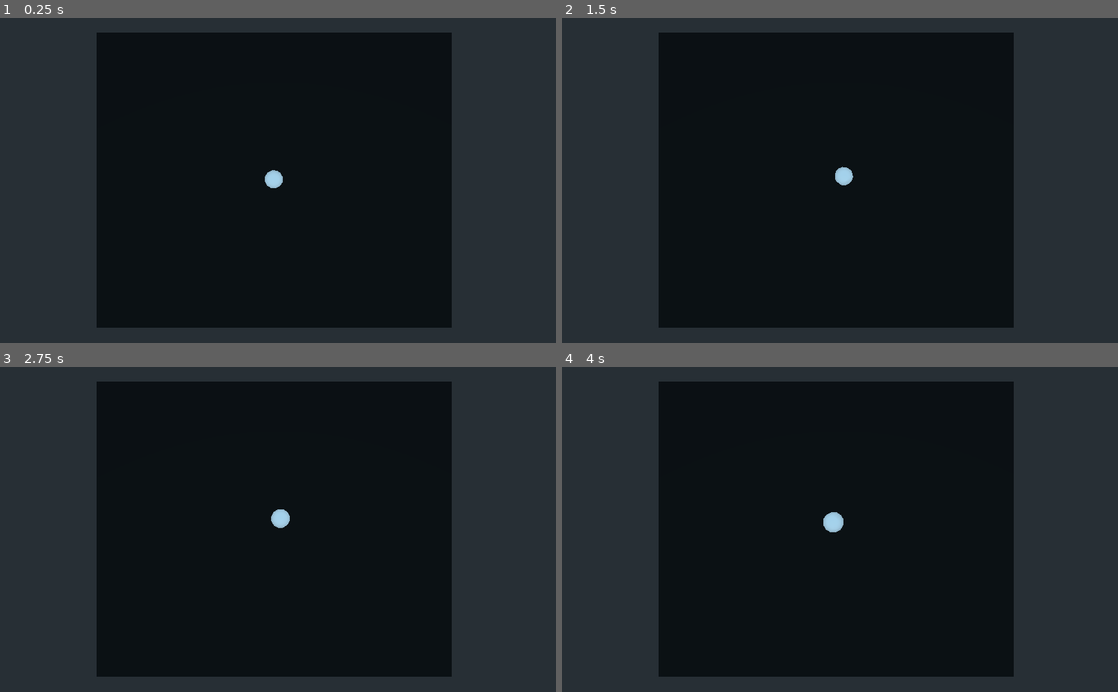
Above: before the commit, frames 1-4 (two rows, left to right).
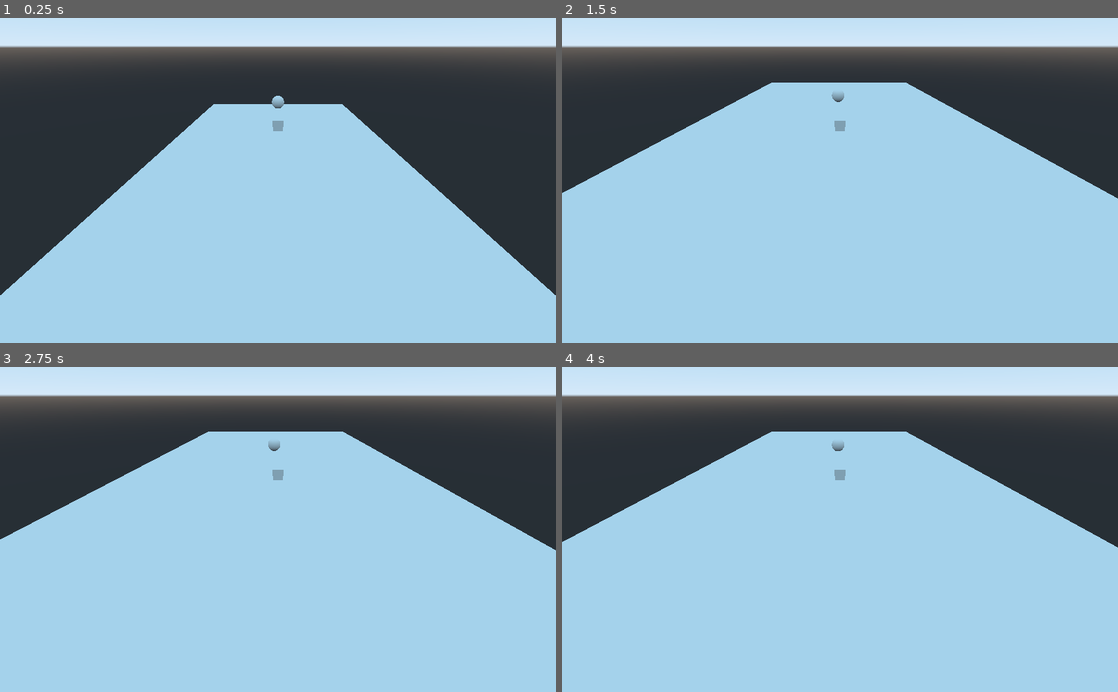
Above: after the commit, the same moments.

Repository: NoaheCampbell/GoDot-Experiments
Game: Godot game, scene res://game.tscn
Two runs of this game, one before a commit and one after it. Both use one fixed random seed, a clock stepped at 60 frames per second and the inputs below. Before the commit the project starts from res://Spatial.tscn.
Inputs:
- Up to frame 1 (0.25 s): no input
- Up to frame 2 (1.5 s): tap Enter at 0.5 s; hold D 0.53-1.28 s; hold S from 1.28 s (still down)
- Up to frame 3 (2.75 s): tap Space at 2 s; release S at 2.03 s; hold D from 2.03 s (still down)
- Up to frame 4 (4 s): tap Enter at 2.75 s; release D at 2.78 s; hold W 2.78-3.53 s; tap Space at 3.5 s; hold A from 3.53 s (still down)

The runs differ from the first frame. In frame 1, 79% of the frame differs, in the area x 0-100%, y 0-100%; in frame 2, 88%; in frame 3, 88%; in frame 4, 88%.

Commit message:
Added player/enemy spawning and camera tracking
Players and enemies can now spawn, and the camera follows the player now

Diff:
--- a/CSGBox.gd
+++ /dev/null
@@ -1,42 +0,0 @@
-extends RigidBody
-
-
-# Declare member variables here. Examples:
-
-var thrustValue = 50
-
-
-# Called when the node enters the scene tree for the first time.
-func _ready():
-	pass # Replace with function body.
-
-func _move_forward(delta_time):
-	# Applies force to the node
-	translate(get_global_transform().basis.z.normalized() * thrustValue * delta_time)
-
-func _move_back(delta_time):
-	# Applies force to the node
-	translate(get_global_transform().basis.z.normalized() * delta_time * -thrustValue)
-
-func _move_left(delta_time):
-	translate(get_global_transform().basis.x.normalized() * delta_time * -thrustValue)
-
-func _move_right(delta_time):
-	translate(get_global_transform().basis.x.normalized() * thrustValue * delta_time)
-
-# Called every frame. 'delta' is the elapsed time since the previous frame.
-# func _process(_delta):
-# 	# Resets the player's x and z rotation to 0
-# 	rotation.x = 0
-# 	rotation.z = 0
-
-func _input(event):
-	if event is InputEventKey and event.pressed:
-		if event.scancode == KEY_W:
-			_move_forward(get_process_delta_time())
-		elif event.scancode == KEY_S:
-			_move_back(get_process_delta_time())
-		elif event.scancode == KEY_A:
-			_move_right(get_process_delta_time())
-		elif event.scancode == KEY_D:
-			_move_left(get_process_delta_time())
--- a/CameraMovement.gd
+++ b/PlayerCollision.gd
@@ -1,11 +1,9 @@
-extends Camera
+extends CSGBox
 
 
 # Declare member variables here. Examples:
 # var a = 2
 # var b = "text"
-# var player = get_parent().get_node("Player")
-
 
 
 # Called when the node enters the scene tree for the first time.
@@ -14,6 +12,5 @@
 
 
 # Called every frame. 'delta' is the elapsed time since the previous frame.
-# func _process(_delta):
-	# Follows the player
-	# translate(player - position_offset)
+#func _process(delta):
+#	pass
--- /dev/null
+++ b/PlayerMovement.gd
@@ -0,0 +1,47 @@
+extends RigidBody
+
+
+# Declare member variables here. Examples:
+
+var speed = 5
+
+
+# Called when the node enters the scene tree for the first time.
+func _ready():
+	contact_monitor = true
+	set_max_contacts_reported(10)
+
+func _move_forward(_delta_time):
+	# Applies force to the node
+	translate(Vector3.FORWARD * speed * _delta_time)
+
+func _move_back(_delta_time):
+	# Applies force to the node
+	translate(Vector3.BACK * speed * _delta_time)
+
+func _move_left(_delta_time):
+	translate(Vector3.LEFT * speed * _delta_time)
+
+func _move_right(_delta_time):
+	translate(Vector3.RIGHT * speed * _delta_time)
+
+# Called every frame. 'delta' is the elapsed time since the previous frame.
+func _process(_delta):
+	pass
+
+func _input(event):
+	if event is InputEventKey and event.pressed:
+		if event.scancode == KEY_W:
+			_move_forward(get_process_delta_time())
+		elif event.scancode == KEY_S:
+			_move_back(get_process_delta_time())
+		elif event.scancode == KEY_A:
+			_move_left(get_process_delta_time())
+		elif event.scancode == KEY_D:
+			_move_right(get_process_delta_time())
+
+func _on_RigidBody_body_entered(body:Node):
+	if body.get_name() == "Enemy":
+		print("Hit enemy")
+	else:
+		print("Hit something else")
--- a/Spatial.tscn
+++ /dev/null
@@ -1,32 +0,0 @@
-[gd_scene load_steps=5 format=2]
-
-[ext_resource path="res://CSGBox.gd" type="Script" id=1]
-[ext_resource path="res://CameraMovement.gd" type="Script" id=2]
-
-[sub_resource type="SpatialMaterial" id=2]
-albedo_color = Color( 0, 0, 0, 1 )
-
-[sub_resource type="SphereShape" id=3]
-
-[node name="Spatial" type="Spatial"]
-
-[node name="Platform" type="CSGBox" parent="."]
-transform = Transform( 3.99117, 0, 0, 0, 0.245173, 0, 0, 0, 3.99117, 0, 0.247843, 0 )
-use_collision = true
-width = 2.40057
-material = SubResource( 2 )
-
-[node name="Player" type="RigidBody" parent="."]
-transform = Transform( 0.229563, 0, 0, 0, 0.229563, 0, 0, 0, 0.229563, 0, 0.994593, 0 )
-script = ExtResource( 1 )
-
-[node name="CollisionShape" type="CollisionShape" parent="Player"]
-shape = SubResource( 3 )
-
-[node name="CSGSphere" type="CSGSphere" parent="Player"]
-transform = Transform( 1, 0, 0, 0, 1, 0, 0, 0, 1, 0, 0, 0 )
-use_collision = true
-
-[node name="Camera" type="Camera" parent="."]
-transform = Transform( -1, 8.74228e-08, 3.82137e-15, 0, -4.37114e-08, 1, 8.74228e-08, 1, 4.37114e-08, -0.102825, 6.76925, -0.0128572 )
-script = ExtResource( 2 )
--- /dev/null
+++ b/Spawner.gd
@@ -0,0 +1,33 @@
+extends Node
+
+
+# Declare member variables here. Examples:
+# var a = 2
+# var b = "text"
+
+
+# Called when the node enters the scene tree for the first time.
+func _ready():
+	var player_scene = load("res://player.tscn")
+	var player = player_scene.instance()
+	add_child(player)
+	player.translate(Vector3(0, 0, 2))
+
+	var camera = get_node("Camera")
+	var playerNode = player.get_node("Player")
+
+	if camera.get_parent():
+		camera.get_parent().remove_child(camera)
+
+	playerNode.add_child(camera)
+
+	camera.translate(Vector3(0, 3, -2))
+
+	var enemy_scene = load("res://enemy.tscn")
+	var enemy = enemy_scene.instance()
+	add_child(enemy)
+	enemy.translate(Vector3(0, 0, -2))
+
+# Called every frame. 'delta' is the elapsed time since the previous frame.
+#func _process(delta):
+#	pass
--- /dev/null
+++ b/enemy.tscn
@@ -0,0 +1,15 @@
+[gd_scene load_steps=2 format=2]
+
+[sub_resource type="SphereShape" id=1]
+
+[node name="Spatial" type="Spatial"]
+
+[node name="Enemy" type="RigidBody" parent="."]
+
+[node name="CSGSphere" type="CSGSphere" parent="Enemy"]
+transform = Transform( 0.271401, 0, 0, 0, 0.271401, 0, 0, 0, 0.271401, 0, 0, 0 )
+rings = 15
+
+[node name="CollisionShape" type="CollisionShape" parent="Enemy"]
+transform = Transform( 0.271401, 0, 0, 0, 0.271401, 0, 0, 0, 0.271401, 0, 0, 0 )
+shape = SubResource( 1 )
--- /dev/null
+++ b/game.tscn
@@ -0,0 +1,26 @@
+[gd_scene load_steps=3 format=2]
+
+[ext_resource path="res://Spawner.gd" type="Script" id=1]
+
+[sub_resource type="BoxShape" id=1]
+
+[node name="Spatial" type="Spatial"]
+script = ExtResource( 1 )
+
+[node name="Camera" type="Camera" parent="."]
+transform = Transform( 1, 0, 0, 0, 0.866025, 0.5, 0, -0.5, 0.866025, -1.43051e-06, 0.533752, 9.85074 )
+
+[node name="KinematicBody" type="KinematicBody" parent="."]
+transform = Transform( 1, 0, 0, 0, 1, 0, 0, 0, 1, 0, -1.91558, 0 )
+collision/safe_margin = 20.758
+
+[node name="CSGBox" type="CSGBox" parent="KinematicBody"]
+transform = Transform( 4.63786, 0, 0, 0, 0.124853, 0, 0, 0, 8.72832, 0, 0.0731366, 0 )
+use_collision = true
+
+[node name="CollisionShape" type="CollisionShape" parent="KinematicBody"]
+transform = Transform( 4.63049, 0, 0, 0, 0.150798, 0, 0, 0, 8.76784, 0, 0.0714447, 0 )
+shape = SubResource( 1 )
+__meta__ = {
+"_editor_description_": ""
+}
--- a/new_boxshape.tres
+++ /dev/null
@@ -1,3 +0,0 @@
-[gd_resource type="BoxShape" format=2]
-
-[resource]
--- /dev/null
+++ b/player.tscn
@@ -0,0 +1,24 @@
+[gd_scene load_steps=4 format=2]
+
+[ext_resource path="res://PlayerMovement.gd" type="Script" id=1]
+[ext_resource path="res://PlayerCollision.gd" type="Script" id=2]
+
+[sub_resource type="BoxShape" id=1]
+
+[node name="Spatial" type="Spatial"]
+
+[node name="Player" type="RigidBody" parent="."]
+contact_monitor = true
+axis_lock_angular_x = true
+axis_lock_angular_z = true
+script = ExtResource( 1 )
+
+[node name="CSGBox" type="CSGBox" parent="Player"]
+transform = Transform( 0.148091, 0, 0, 0, 0.148091, 0, 0, 0, 0.148091, 0, 0.17314, 0 )
+script = ExtResource( 2 )
+
+[node name="CollisionShape" type="CollisionShape" parent="Player"]
+transform = Transform( 0.163396, 0, 0, 0, 0.166519, 0, 0, 0, 0.163396, 0, 0.163605, 0 )
+shape = SubResource( 1 )
+
+[connection signal="body_entered" from="Player" to="Player" method="_on_RigidBody_body_entered"]
--- a/project.godot
+++ b/project.godot
@@ -11,7 +11,7 @@
 [application]
 
 config/name="Nuttin' Up"
-run/main_scene="res://Spatial.tscn"
+run/main_scene="res://game.tscn"
 config/icon="res://icon.png"
 
 [physics]
